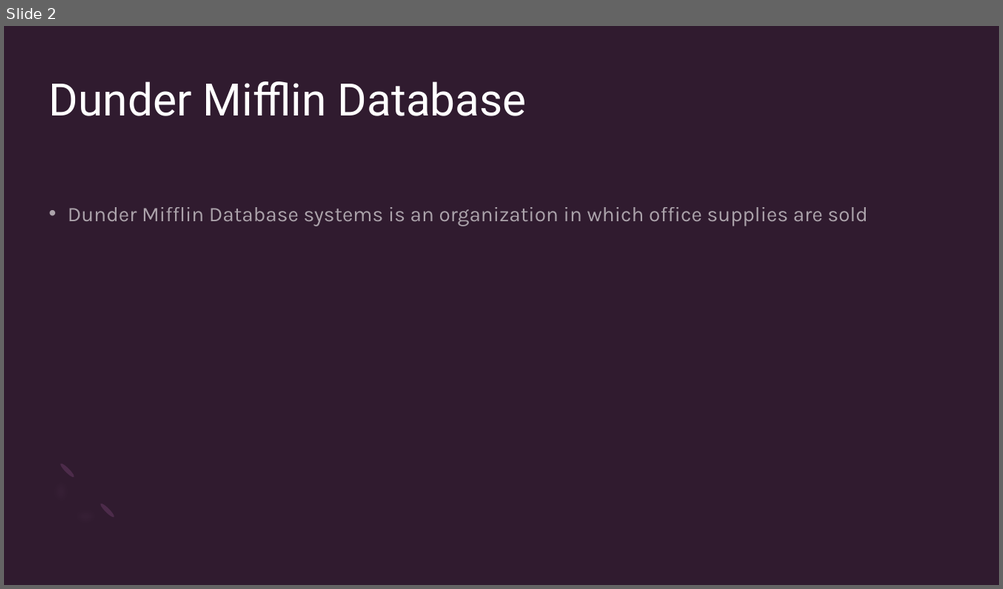
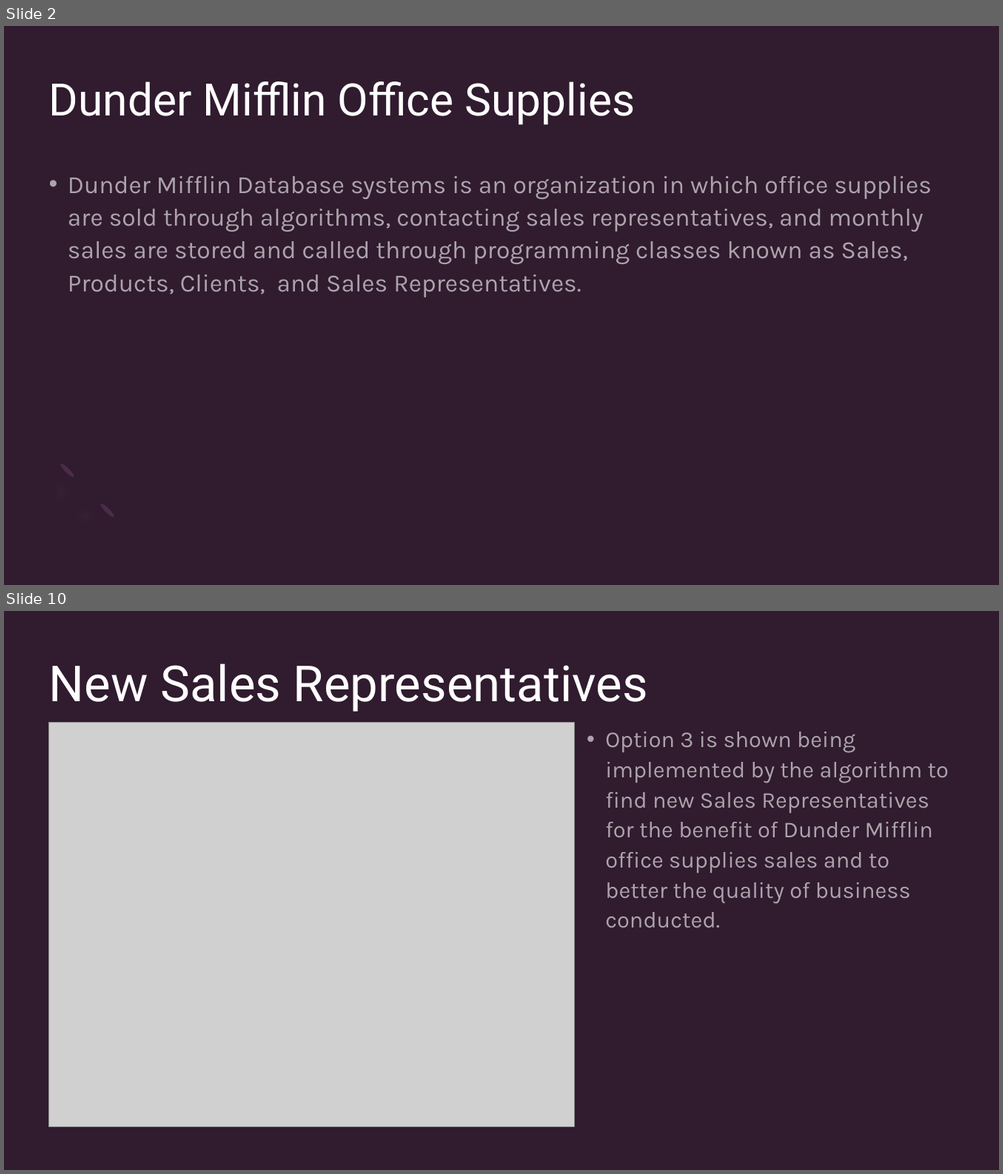
Before and after one commit to rgtz18/Group4Project, a slide deck: COSC 1437 - Final Project PPT Presentation.pptx. Shown one above the other, each under a label of ours: slide 2 before the commit, slides 2 and 10 after it; the slides between them are not shown. The pictures are 1003x589 and 1003x1174 pixels, drawn with LibreOffice and Linux fonts; fonts in the diff are those of the drawing; grey boxes stand for pictures. Boxes give left, top, right and bottom in pixels: in the first picture for what was removed or moved away, otherwise in the second. Text is boxed around its words. In the diff, an @@ line names an element or a change of style, - is before the commit and + after.

```diff
--- a/COSC 1437 - Final Project PPT Presentation.pptx
+++ b/COSC 1437 - Final Project PPT Presentation.pptx
@@ slide 10 added at (4,611,999,1170), background #301B2F @@
@@ rectangle added at (4,611,999,1170), fill #301B2F @@
@@ title added at (49,664,648,712), 48 pt, text #FFFFFF @@
+New Sales Representatives
@@ picture added at (48,722,574,1127) @@
@@ text added at (605,732,948,928), 22 pt, text #FFFFFF at 60% opacity @@
+• Option 3 is shown being implemented by the algorithm to find new Sales Representatives for the benefit of Dunder Mifflin office supplies sales and to better the quality of business conducted.
@@ slide 2 changed as well @@
@@ title at (49,82,635,125): text changed @@
-Dunder Mifflin Database
+Dunder Mifflin Office Supplies
@@ text at (68,176,931,298): text changed; size 20 to 24 pt @@
-• Dunder Mifflin Database systems is an organization in which office supplies are sold
+• Dunder Mifflin Database systems is an organization in which office supplies are sold through algorithms, contacting sales representatives, and monthly sales are stored and called through programming classes known as Sales, Products, Clients, and Sales Representatives.
```
Also in this commit, not shown: 1 other slide changed, 11 other slides added, 5 slides removed.
